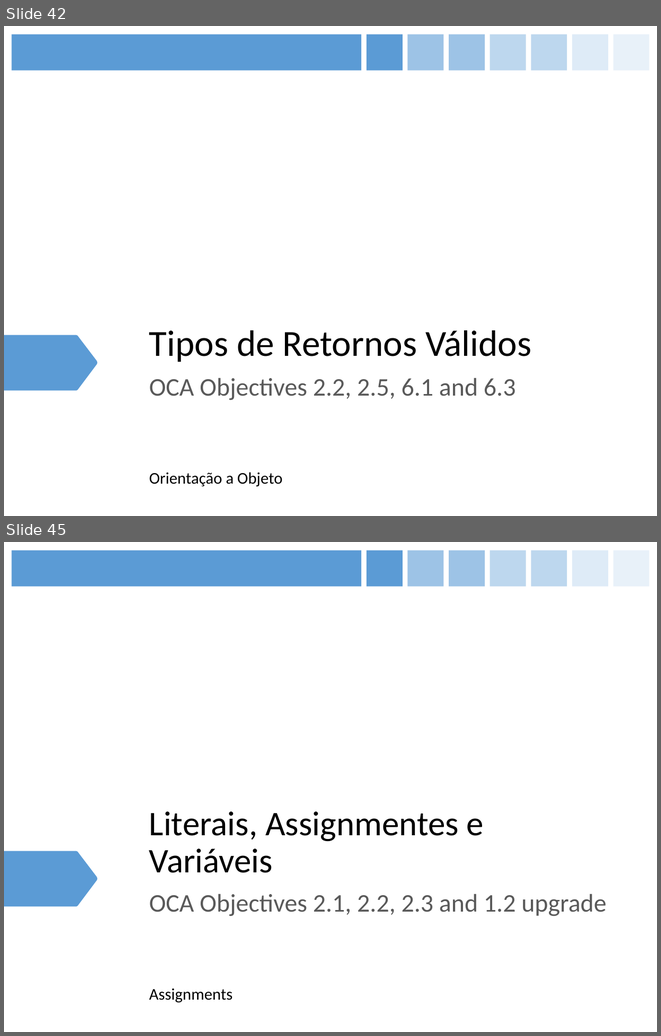
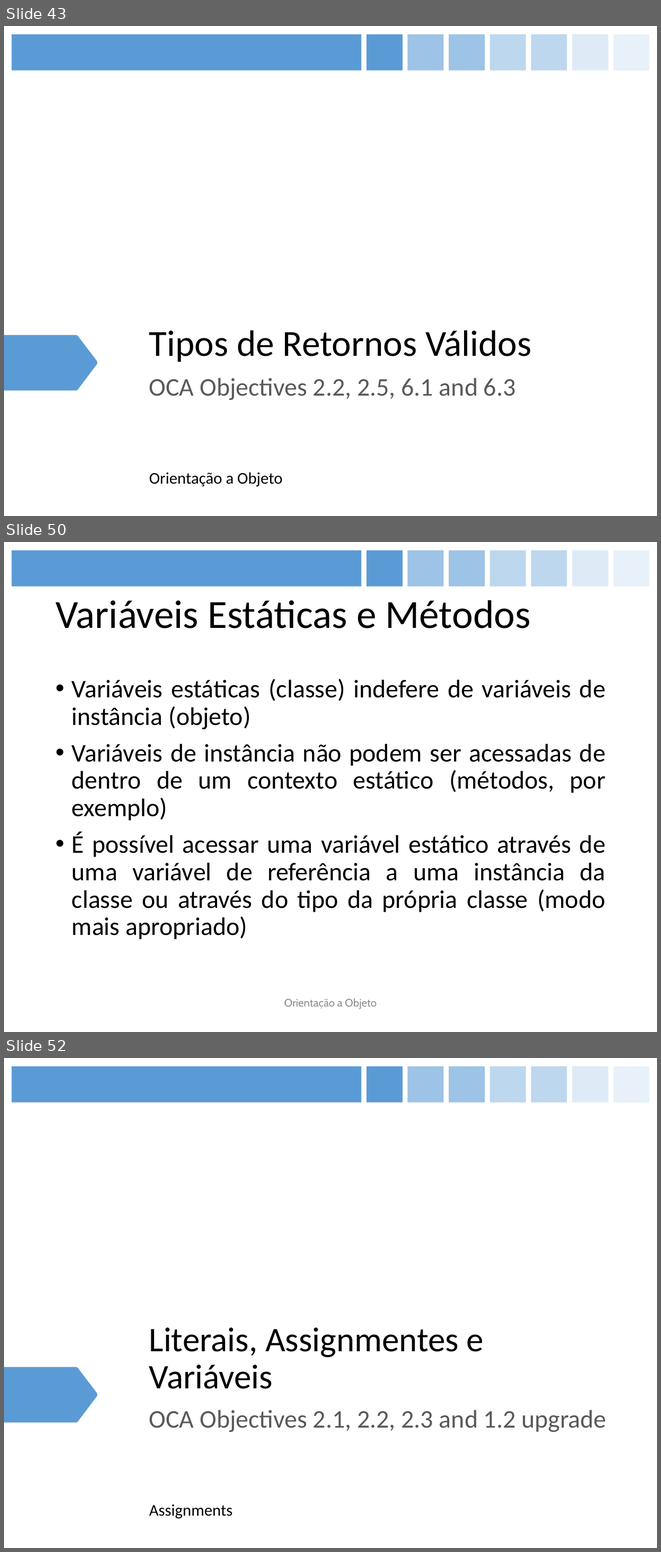
Before and after one commit to figueiredojrr/treinamentoJavaSeOcaAgosto, a slide deck: TreinamentoJavaSeOca/documentos/apresentação/OCA.pptx. Shown one above the other, each under a label of ours: slides 42 and 45 before the commit, slides 43, 50 and 52 after it; the slides between them are not shown. The pictures are 661x1036 and 661x1552 pixels, drawn with LibreOffice and Linux fonts; fonts in the diff are those of the drawing. Boxes give left, top, right and bottom in pixels: in the first picture for what was removed or moved away, otherwise in the second. Text is boxed around its words. In the diff, an @@ line names an element or a change of style, - is before the commit and + after.

```diff
--- a/TreinamentoJavaSeOca/documentos/apresentação/OCA.pptx
+++ b/TreinamentoJavaSeOca/documentos/apresentação/OCA.pptx
@@ slide 50 added at <box>4,542,657,1032</box>, background #FFFFFF; not listed: 8 template elements that a slide beside it also shows @@
@@ title added at <box>55,600,530,628</box>, 44 pt, text #000000 @@
+Variáveis Estáticas e Métodos
@@ text added at <box>72,679,606,939</box>, 28 pt, text #000000 @@
+• Variáveis estáticas (classe) indefere de variáveis de instância (objeto)
+• Variáveis de instância não podem ser acessadas de dentro de um contexto estático (métodos, por exemplo)
+• É possível acessar uma variável estático através de uma variável de referência a uma instância da classe ou através do tipo da própria classe (modo mais apropriado)
@@ text added at <box>284,998,377,1009</box>, 12 pt, text #8C8C8C @@
+Orientação a Objeto
@@ what was slide 42 is now slide 43 @@
@@ what was slide 45 is now slide 52 @@
```
Also in this commit, not shown: 3 slides changed, 6 other slides added.
